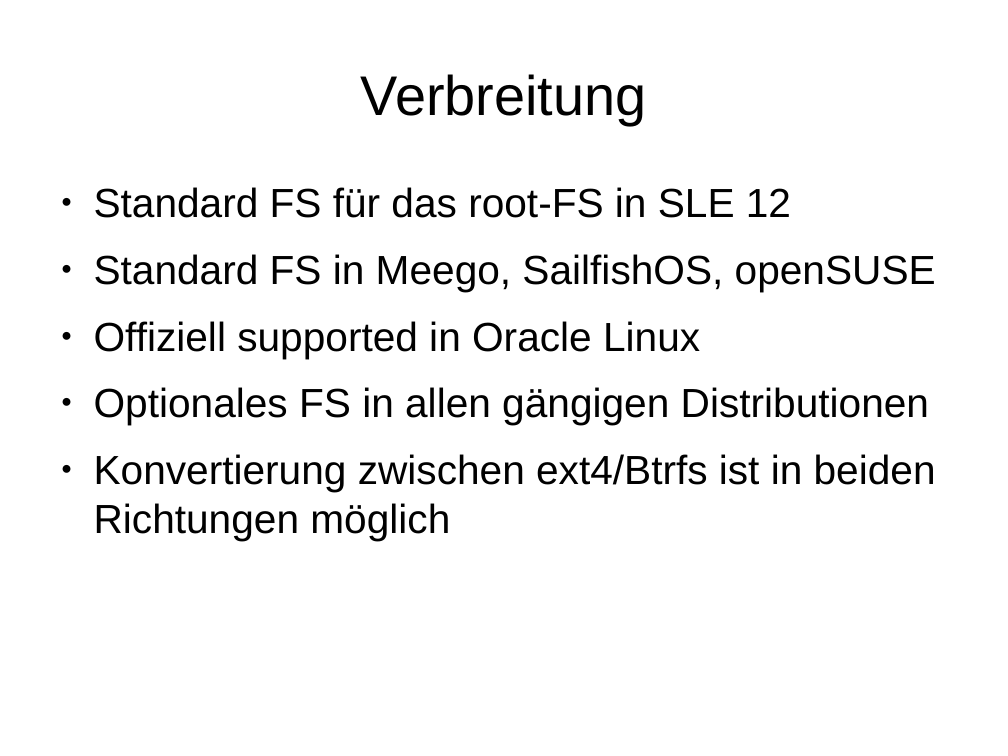
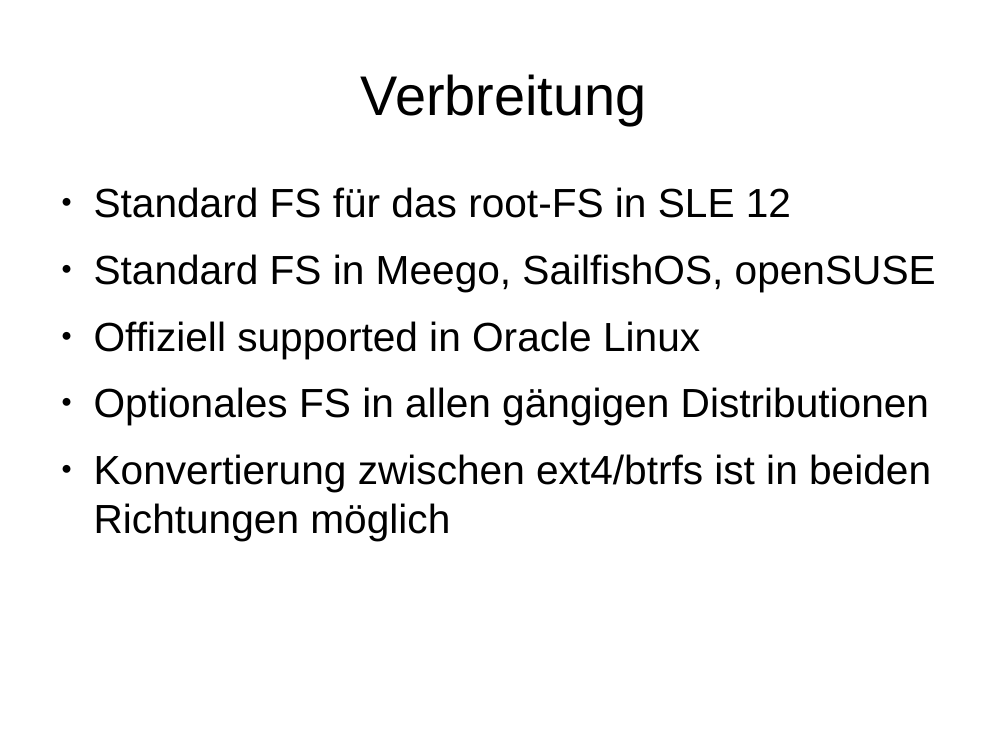
Before and after one commit to adfinis/adsy-trainings, a slide deck: slide 3 of SSA_SUSE-System-Administration/1003_btrfs/modul_btrfs_1003_01_slides.odp. Drawn at 1008x756 pixels with LibreOffice and Linux fonts; fonts in the diff are those of the drawing. Boxes give left, top, right and bottom in pixels: in the first picture for what was removed or moved away, otherwise in the second. Text is boxed around its words. In the diff, an @@ line names an element or a change of style, - is before the commit and + after.

Commit message:
Finalize draft of btrfs content

```diff
--- a/SSA_SUSE-System-Administration/1003_btrfs/modul_btrfs_1003_01_slides.odp
+++ b/SSA_SUSE-System-Administration/1003_btrfs/modul_btrfs_1003_01_slides.odp
@@ text at bbox=[94, 454, 931, 541]: text changed @@
-● Konvertierung zwischen ext4/Btrfs ist in beiden Richtungen möglich
+● Konvertierung zwischen ext4/btrfs ist in beiden Richtungen möglich
```
Also in this commit, not shown: 3 slides added, 5 other files.
